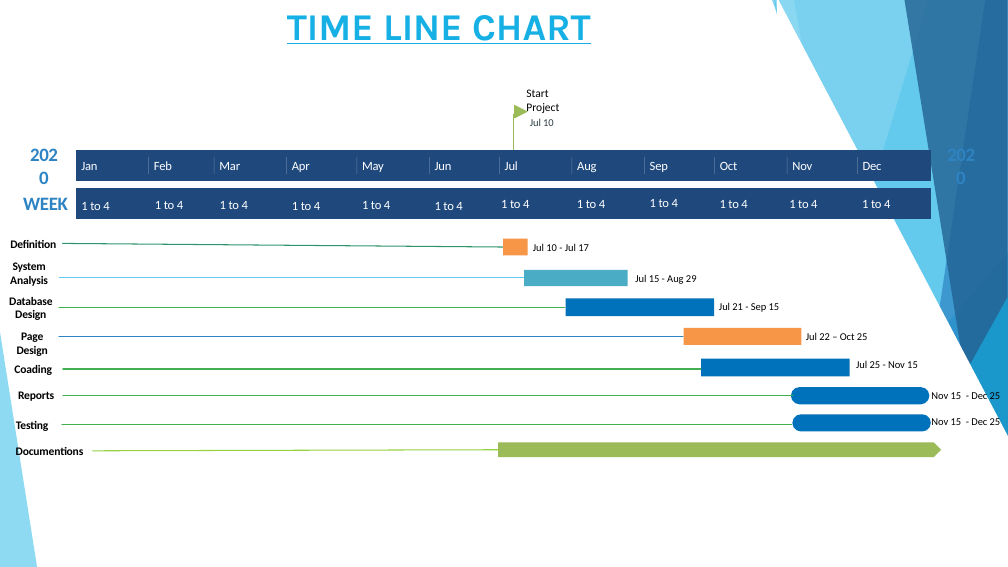
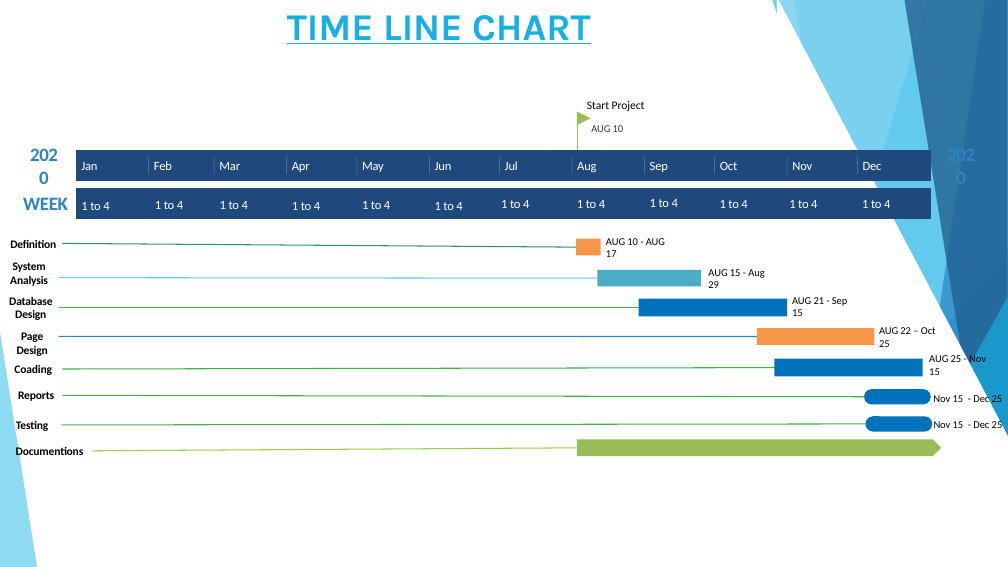
Before and after one commit to vivek-patel007/agwiscart-project, a slide deck: slide 5 of documents/project-agwiscart.pptx. Drawn at 1008x567 pixels with LibreOffice and Linux fonts; fonts in the diff are those of the drawing. Boxes give left, top, right and bottom in pixels: in the first picture for what was removed or moved away, otherwise in the second. Text is boxed around its words. In the diff, an @@ line names an element or a change of style, - is before the commit and + after.

```diff
--- a/documents/project-agwiscart.pptx
+++ b/documents/project-agwiscart.pptx
@@ flow chart merge: place and size @@
-flow chart merge at [514,105,528,119]
+flow chart merge at [577,111,591,125]
@@ text "Start Project" rewrapped from [526,89,559,113] to [587,101,645,111] @@
@@ line moved from (513, 114) - (513, 150) to (578, 122) - (578, 151) @@
@@ text at [591,125,624,132]: text changed @@
-Jul 10
+AUG 10
@@ rectangle: place and size @@
-rectangle at [504,239,528,256]
+rectangle at [576,239,600,256]
@@ text at [606,238,665,257]: text changed @@
-Jul 10 - Jul 17
+AUG 10 - AUG 17
@@ line moved from (63, 243) - (505, 247) to (63, 243) - (576, 247) @@
@@ text at [708,269,764,288]: text changed @@
-Jul 15 - Aug 29
+AUG 15 - Aug 29
@@ line moved from (60, 278) - (533, 278) to (60, 278) - (597, 278) @@
@@ 3 rectangles: place and size @@
-3 rectangles at [524,270,802,345]
+3 rectangles at [597,270,875,345]
@@ text at [792,297,847,316]: text changed @@
-Jul 21 - Sep 15
+AUG 21 - Sep 15
@@ line moved from (59, 308) - (565, 308) to (59, 308) - (639, 308) @@
@@ text at [879,327,936,347]: text changed @@
-Jul 22 – Oct 25
+AUG 22 – Oct 25
@@ line moved from (59, 337) - (684, 337) to (59, 337) - (757, 337) @@
@@ rectangle: place and size @@
-rectangle at [702,358,850,377]
+rectangle at [774,358,923,377]
@@ text at [929,354,986,375]: text changed @@
-Jul 25 - Nov 15
+AUG 25 - Nov 15
@@ line moved from (63, 369) - (703, 369) to (63, 369) - (774, 368) @@
@@ rounded rectangle: place and size @@
-rounded rectangle at [791,387,929,405]
+rounded rectangle at [864,389,931,405]
@@ line moved from (63, 395) - (793, 395) to (63, 395) - (864, 397) @@
@@ rounded rectangle: place and size @@
-rounded rectangle at [792,414,931,432]
+rounded rectangle at [866,417,932,432]
@@ line moved from (62, 425) - (792, 425) to (62, 425) - (866, 424) @@
@@ line moved from (93, 451) - (498, 450) to (93, 451) - (577, 448) @@
@@ pentagon arrow: place and size @@
-pentagon arrow at [498,442,941,457]
+pentagon arrow at [577,439,941,456]
@@ pentagon arrow at [577,439,941,456]: mirrored @@
```
Also in this commit, not shown: 5 other slides changed, 5 slides added, 1 other file.
